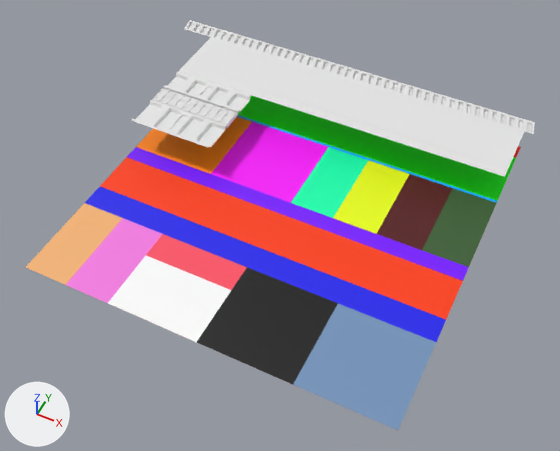
Before and after pictures for a commit that changed the Blender file Scene/TrimSheet.blend.
Camera for both pictures: a 50 mm lens placed at (6.24, -13.12, 14.31), pointed at (0.03, -0.7, -1.21). Lighting does not change. The marker at lower left points along +X, +Y and +Z.

Names of what the first picture shows: 'P1', 'P2', 'P3', 'P4', 'P4_Touchpads', 'TrimSheet'.
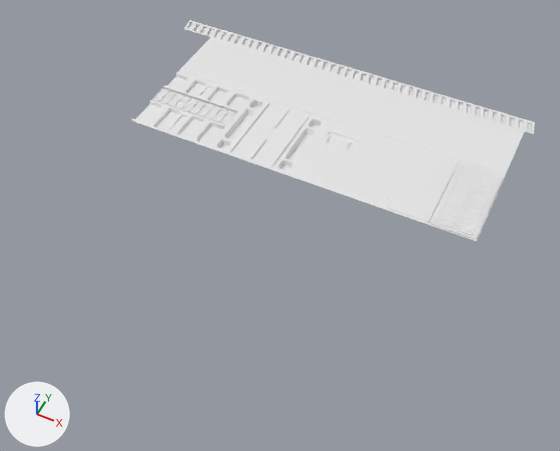
Commit message: Continue the row

Where the change shows, as pixel boxes [x1, y1, x2, y2] in the pictures (560 x 451 px):
'TrimSheet', hidden: before [26, 83, 521, 430]
'P5', added: after [208, 95, 330, 176]
'P8', added: after [380, 148, 458, 224]
'P7', added: after [335, 134, 414, 208]
'P6', added: after [291, 121, 371, 192]
'Pd_Grates', added: after [434, 165, 499, 235]
'P9', added: after [428, 162, 504, 241]

The change, as a list of edits to the scene's bpy script:
```text
Add me_plane_009:
    me_plane_009.from_pydata(...)  # 220 vertices, 197 faces; spans x -0.63..0.62, y -1.25..1.25, z -0.02..0.02
Add me_cylinder:
    me_cylinder.from_pydata(...)  # 206 vertices, 203 faces; spans x -8.4..8.4, y -1.9..1.9, z 0.5..1.0
Add me_plane_008:
    me_plane_008.from_pydata(...)  # 130 vertices, 116 faces; spans x -0.12..1.13, y -2.5..0.0, z 0.0..0.03
Add me_plane_007:
    me_plane_007.from_pydata([(0.0, -2.5, 0.0), (1.24, -2.5, 0.0), (0.0, 0.0, 0.0), (1.24, 0.0, 0.0)], [], [(0, 1, 3, 2)])
Add me_plane_004:
    me_plane_004.from_pydata(...)  # 828 vertices, 797 faces; spans x 0.0..1.26, y -2.5..0.0, z -0.06..0.02
Add me_plane_003:
    me_plane_003.from_pydata(...)  # 428 vertices, 374 faces; spans x -1.25..0.0, y -1.25..0.0, z -0.123..0.072
Change ob_trimsheet:
    add ob_trimsheet.hide_set(True)  # its collection is switched off
Add ob_pd_grates:
    ob_pd_grates = bpy.data.objects.new('Pd_Grates', me_cylinder)
    ob_pd_grates.location = (4.64, 0.15, 0.02)
    ob_pd_grates.scale = (0.0281, 0.0275, 0.0281)
    _m = ob_pd_grates.modifiers.new('Mirror.001', 'MIRROR')
    _m.mirror_object = ob_p9
    _m = ob_pd_grates.modifiers.new('Subdivision', 'SUBSURF')
    _m.boundary_smooth = 'PRESERVE_CORNERS'
    _m.levels = 3
    _m.render_levels = 3
    _m = ob_pd_grates.modifiers.new('Array', 'ARRAY')
    _m.count = 22
    _m.relative_offset_displace = (0.0, 1.0, 0.0)
Add ob_p9:
    ob_p9 = bpy.data.objects.new('P9', me_plane_009)
    ob_p9.location = (4.38, 1.25, 0.02)
    _m = ob_p9.modifiers.new('Subdivision', 'SUBSURF')
    _m.boundary_smooth = 'PRESERVE_CORNERS'
    _m.levels = 3
Add ob_p8:
    ob_p8 = bpy.data.objects.new('P8', me_plane_008)
    ob_p8.location = (2.62, 2.5, 0.0)
    _m = ob_p8.modifiers.new('Subdivision', 'SUBSURF')
    _m.boundary_smooth = 'PRESERVE_CORNERS'
    _m.levels = 3
Add ob_p7:
    ob_p7 = bpy.data.objects.new('P7', me_plane_007)
    ob_p7.location = (1.26, 2.5, 0.0)
Add ob_p6:
    ob_p6 = bpy.data.objects.new('P6', me_plane_004)
    ob_p6.location = (0.0, 2.5, 0.0)
    _m = ob_p6.modifiers.new('Subdivision', 'SUBSURF')
    _m.boundary_smooth = 'PRESERVE_CORNERS'
    _m.levels = 3
    _m.render_levels = 3
Add ob_p5:
    ob_p5 = bpy.data.objects.new('P5', me_plane_003)
    ob_p5.location = (-1.25, 1.25, -0.03)
    _m = ob_p5.modifiers.new('Mirror', 'MIRROR')
    _m.use_axis = (False, True, False)
    _m.use_clip = True
    _m = ob_p5.modifiers.new('Mirror.001', 'MIRROR')
    _m.use_clip = True
    _m = ob_p5.modifiers.new('Subdivision', 'SUBSURF')
    _m.boundary_smooth = 'PRESERVE_CORNERS'
    _m.levels = 3
    _m.render_levels = 3
```
